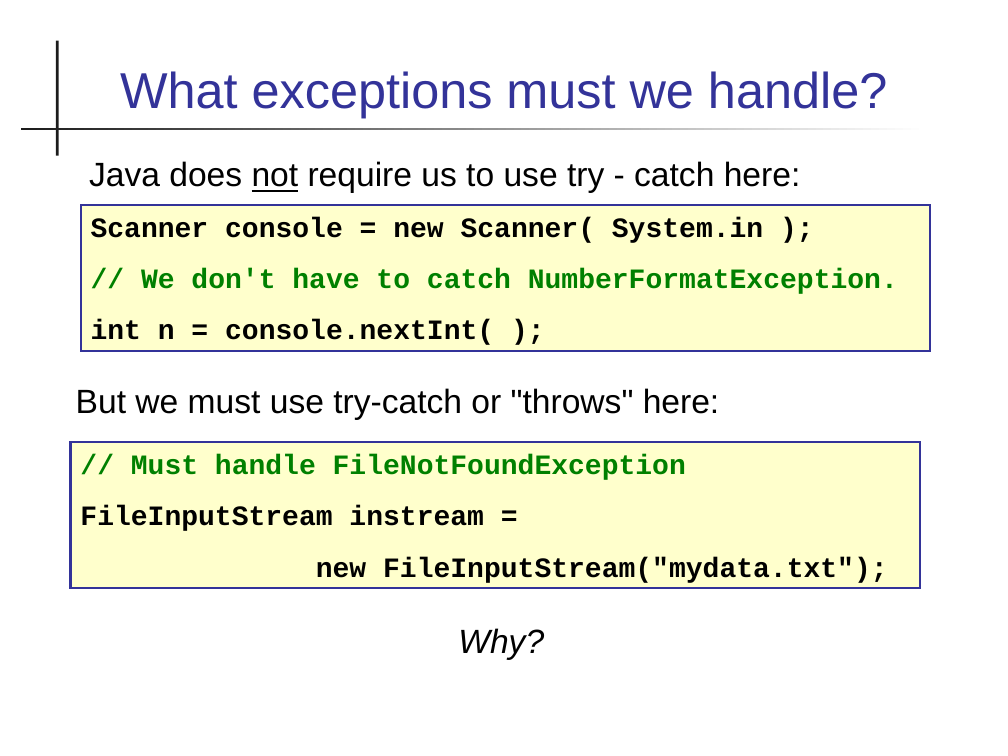
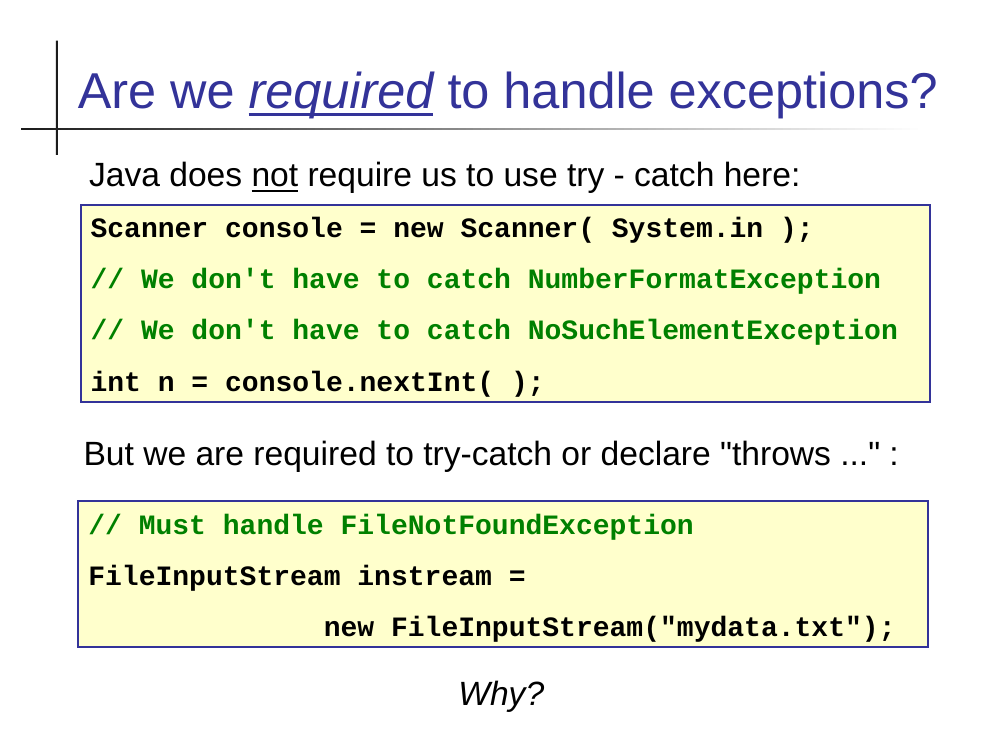
Before and after one commit to skeoop/skeoop.github.io, a slide deck: slide 22 of exceptions/Exceptions.ppt (slide 27 before the commit). Drawn at 1008x756 pixels with LibreOffice and Linux fonts; fonts in the diff are those of the drawing. Boxes give left, top, right and bottom in pixels: in the first picture for what was removed or moved away, otherwise in the second. Text is boxed around its words. In the diff, an @@ line names an element or a change of style, - is before the commit and + after.

Commit message:
revise slides on exceptions

```diff
--- a/exceptions/Exceptions.ppt
+++ b/exceptions/Exceptions.ppt
@@ title at [78, 71, 938, 118]: text changed @@
-What exceptions must we handle?
+Are we required to handle exceptions?
@@ rectangle "Scanner console = new Scanner( ...": place and size @@
-rectangle "Scanner console = new Scanner( ..." at [81, 205, 930, 351]
+rectangle "Scanner console = new Scanner( ..." at [81, 205, 930, 402]
@@ text in rectangle at [141, 269, 898, 345]: text changed @@
-// We don't have to catch NumberFormatException.
+// We don't have to catch NumberFormatException
+// We don't have to catch NoSuchElementException
@@ text at [84, 440, 831, 472]: text changed @@
-But we must use try-catch or "throws" here:
+But we are required to try-catch or declare "throws ..." :
@@ rectangle "// Must handle FileNotFoundException": place and size @@
-rectangle "// Must handle FileNotFoundException" at [71, 442, 920, 588]
+rectangle "// Must handle FileNotFoundException" at [79, 501, 928, 647]
@@ text "Why?": place and size @@
-text "Why?" at [458, 628, 544, 660]
+text "Why?" at [458, 680, 544, 712]
```
Also in this commit, not shown: 33 other slides changed, 3 slides added, 25 slides removed, 7 other files.
